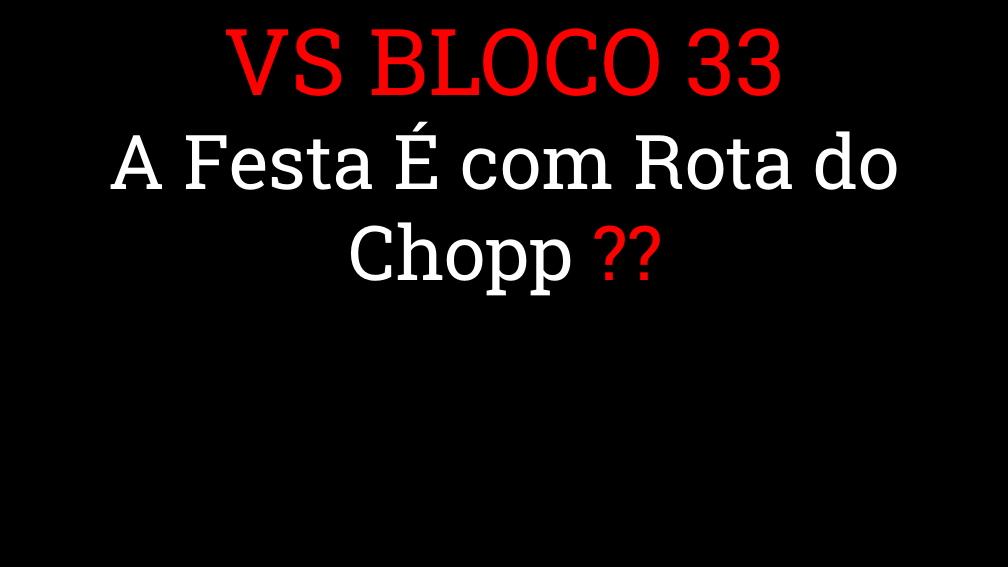
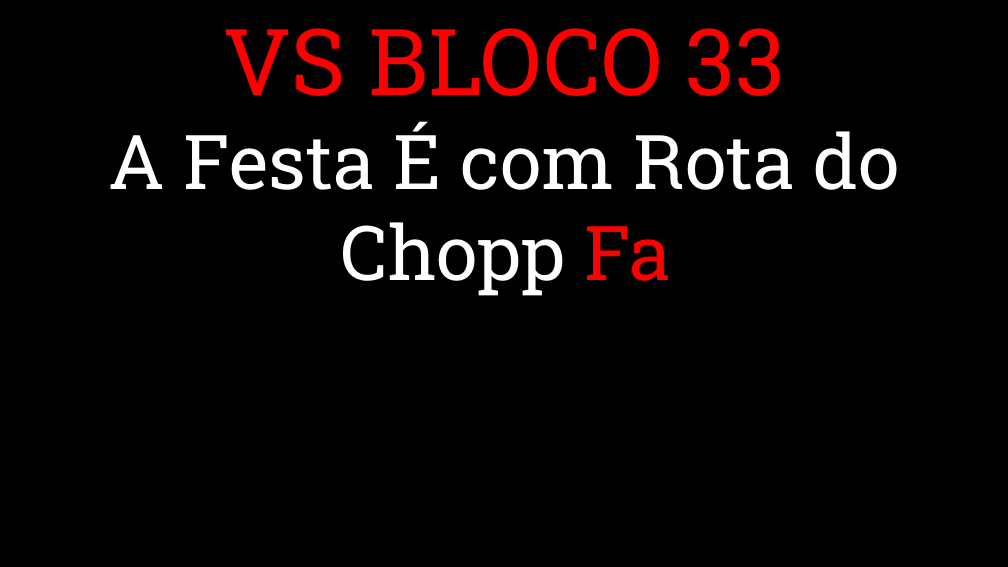
Before and after one commit to ArthurPiratuba/vs-rota, a slide deck: slide 96 of REPERTÓRIO/Repertório Rota do Chopp - COMPLETO.pptx. Drawn at 1008x567 pixels with LibreOffice and Linux fonts; fonts in the diff are those of the drawing; background and template pictures are left out. Boxes give left, top, right and bottom in pixels: in the first picture for what was removed or moved away, otherwise in the second. Text is boxed around its words. In the diff, an @@ line names an element or a change of style, - is before the commit and + after.

```diff
--- a/REPERTÓRIO/Repertório Rota do Chopp - COMPLETO.pptx
+++ b/REPERTÓRIO/Repertório Rota do Chopp - COMPLETO.pptx
@@ text at bbox=[109, 121, 900, 296]: text changed @@
-A Festa É com Rota do Chopp ??
+A Festa É com Rota do Chopp Fa
```
Also in this commit, not shown: 1 other slide changed, 9 slides removed, 58 other files.
